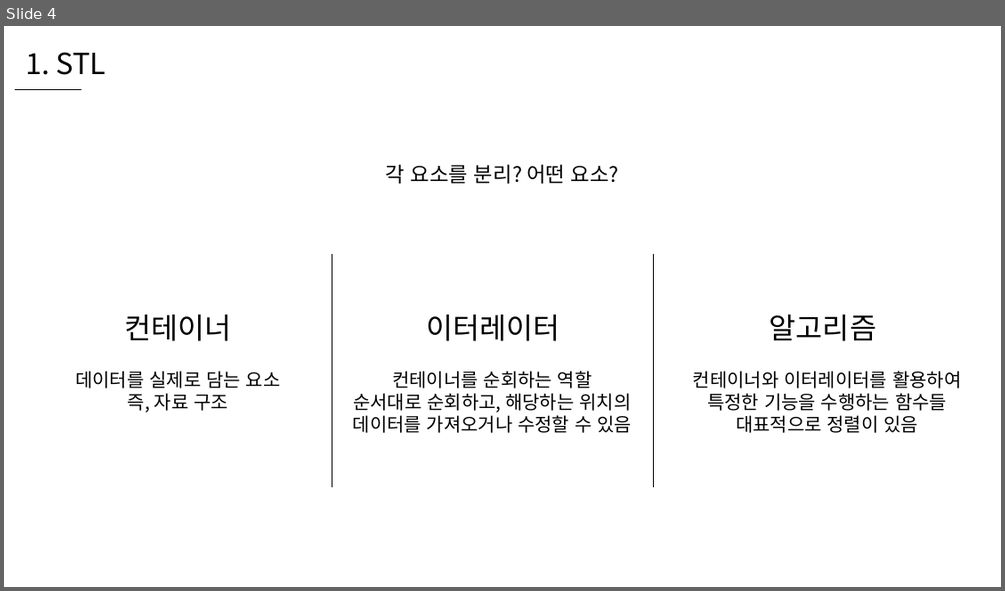
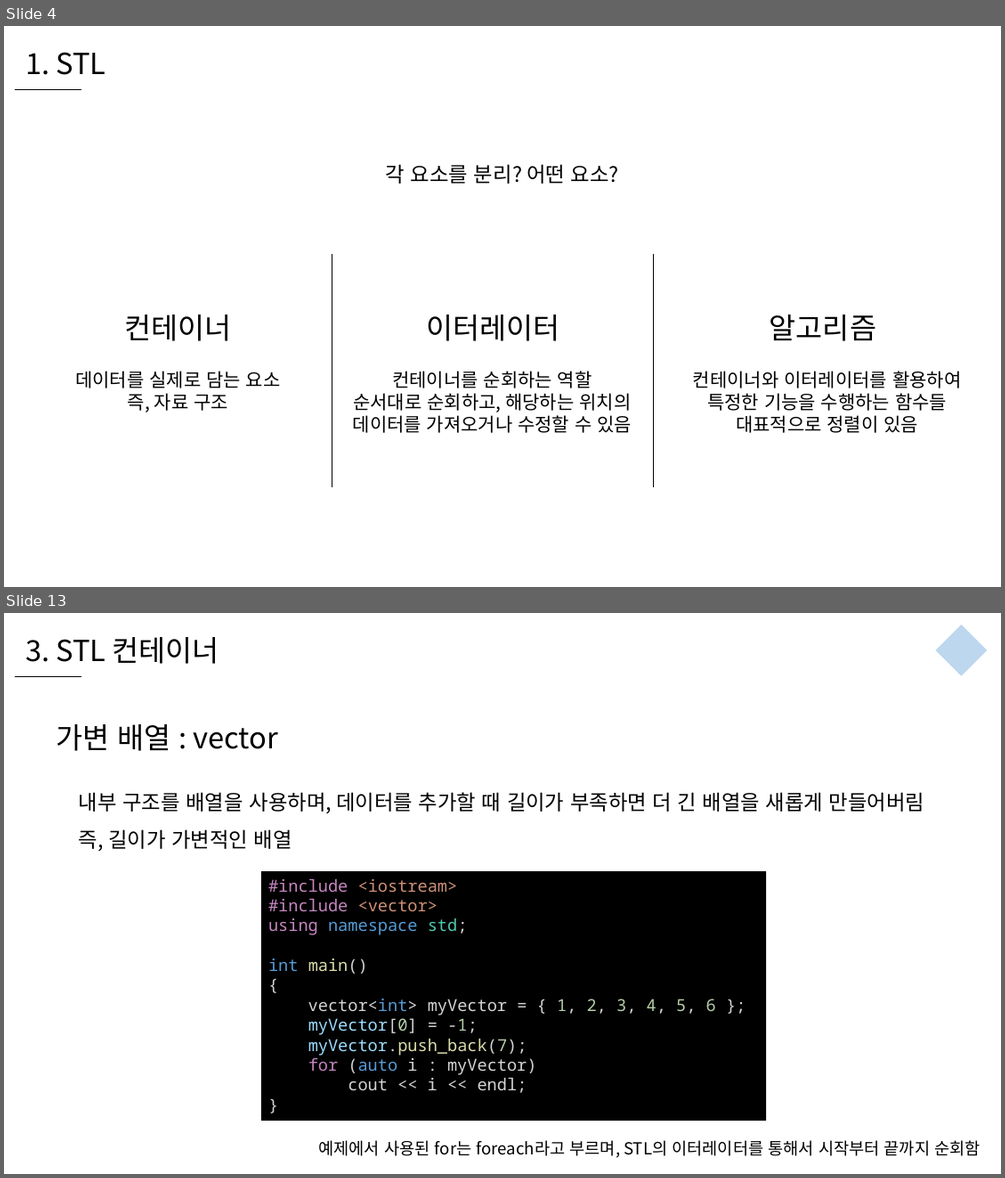
Before and after one commit to WooLyung/2021-RG-Lecture, a slide deck: 수업 자료/4 - C++ STL.pptx. Shown one above the other, each under a label of ours: slide 4 before the commit, slides 4 and 13 after it; the slides between them are not shown. The pictures are 1005x591 and 1005x1178 pixels, drawn with LibreOffice and Linux fonts; fonts in the diff are those of the drawing. Boxes give left, top, right and bottom in pixels: in the first picture for what was removed or moved away, otherwise in the second. Text is boxed around its words. In the diff, an @@ line names an element or a change of style, - is before the commit and + after.

Commit message:
수업 자료 업데이트

```diff
--- a/수업 자료/4 - C++ STL.pptx
+++ b/수업 자료/4 - C++ STL.pptx
@@ slide 13 added at (4, 613, 1001, 1174), background #FFFFFF @@
@@ text added at (25, 637, 219, 664), 28 pt, text #000000 @@
+3. STL 컨테이너
@@ diamond added at (936, 625, 987, 676), fill #BDD7EE @@
@@ line added from (15, 676) to (81, 676), #000000 0.5 pt @@
@@ text added at (56, 724, 278, 751), 28 pt, text #000000 @@
+가변 배열 : vector
@@ text added at (79, 792, 924, 851), 20 pt, text #000000 @@
+내부 구조를 배열을 사용하며, 데이터를 추가할 때 길이가 부족하면 더 긴 배열을 새롭게 만들어버림
+즉, 길이가 가변적인 배열
@@ rectangle added at (261, 872, 767, 1121), fill #000000, 16 pt, text #D4D4D4 @@
+#include <iostream>
+#include <vector>
+using namespace std;
+int main()
+{
+vector<int> myVector = { 1, 2, 3, 4, 5, 6 };
+myVector[0] = -1;
+myVector.push_back(7);
+for (auto i : myVector)
+cout << i << endl;
+}
@@ text added at (319, 1140, 979, 1158), 16 pt, text #000000 @@
+예제에서 사용된 for는 foreach라고 부르며, STL의 이터레이터를 통해서 시작부터 끝까지 순회함
```
Also in this commit, not shown: 8 slides changed, 26 other slides added, 5 other files.
